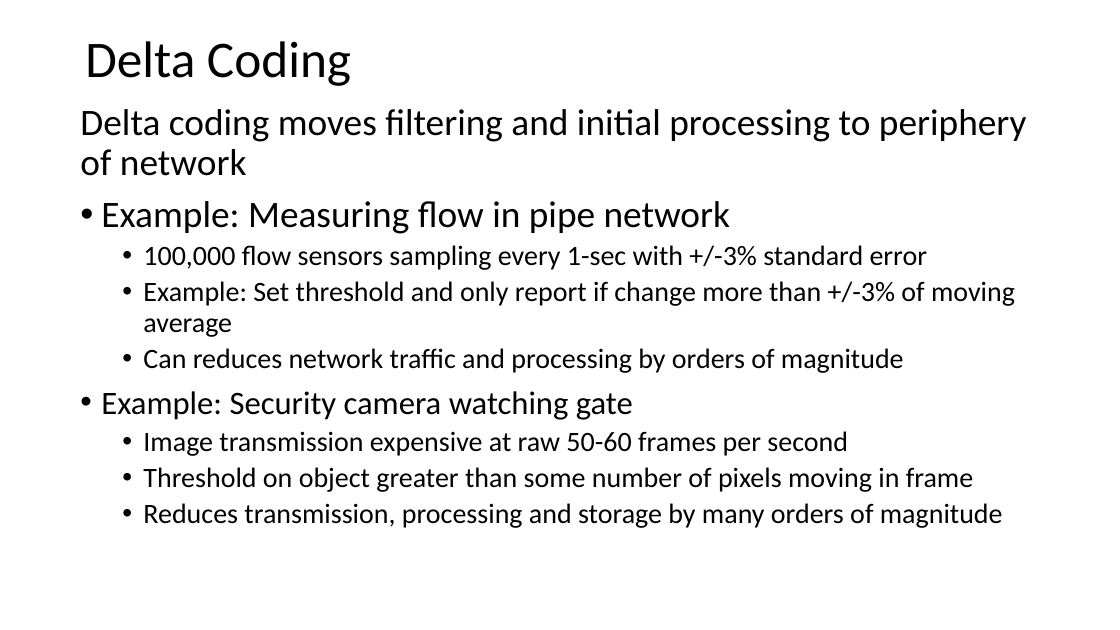
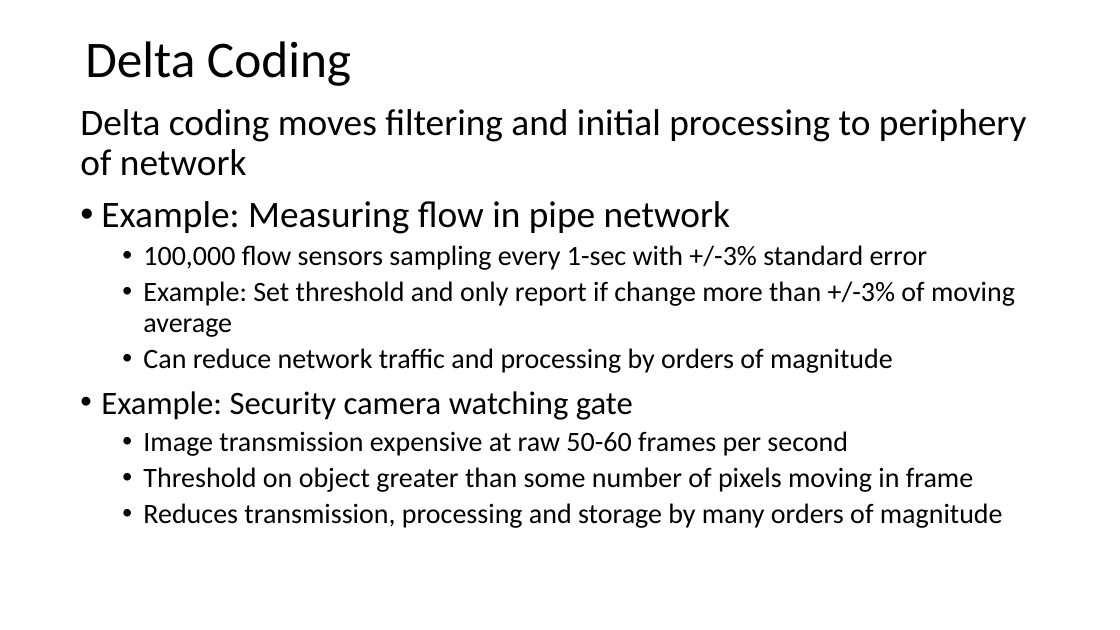
Before and after one commit to tenevian/Harvard-SSP-Data-Mining, a slide deck: slide 19 of slides/3_StreamingAnalytics.pptx. Drawn at 1120x630 pixels with LibreOffice and Linux fonts; fonts in the diff are those of the drawing. Boxes give left, top, right and bottom in pixels: in the first picture for what was removed or moved away, otherwise in the second. Text is boxed around its words. In the diff, an @@ line names an element or a change of style, - is before the commit and + after.

Commit message:
Fixed typos in slides

```diff
--- a/slides/3_StreamingAnalytics.pptx
+++ b/slides/3_StreamingAnalytics.pptx
@@ text at box(143, 348, 893, 373): text changed @@
-  • Can reduces network traffic and processing by orders of magnitude
+  • Can reduce network traffic and processing by orders of magnitude
```
Also in this commit, not shown: 1 other slide changed.
